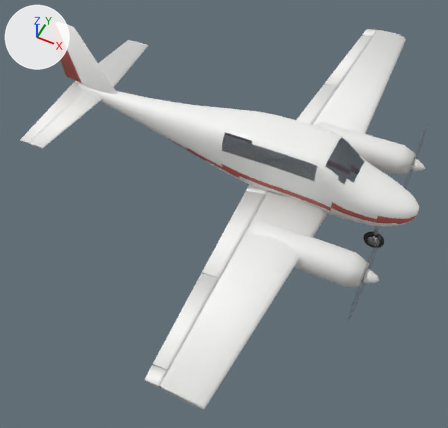
A saved change to the glTF model public/models/takeflight/duet_lod0.glb.
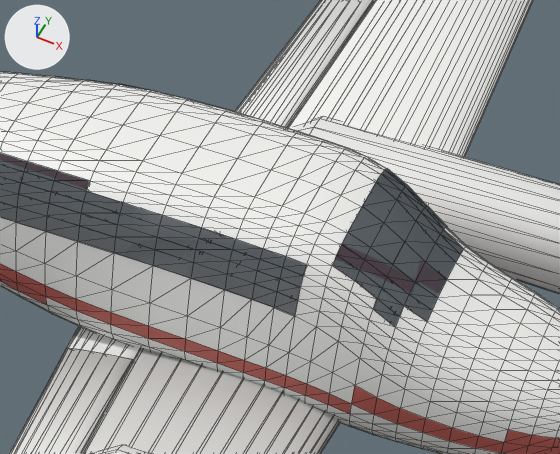
Each version is shown whole from a 50 mm camera at (2.91, -9.44, 9.53) aimed at (-1.25, -1.11, -0.87), then close up on the part from 50% to 88% of the width and 20% to 52% of the height. Lighting does not change. The marker at upper left points along +X, +Y and +Z. The older version's two pictures come first. The close-ups show mesh edges as thin lines. Where no turn or scale is listed for an object, it has been applied to the vertices. Vertices at exactly the same position are counted once.

Objects in the first close-up: 'flap_L_1', 'flap_R_1', 'fuselage', 'glass', 'nacelle_1', 'wing_L', 'wing_R' and 1 more.
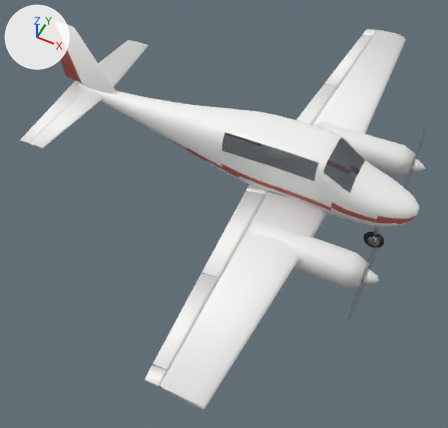
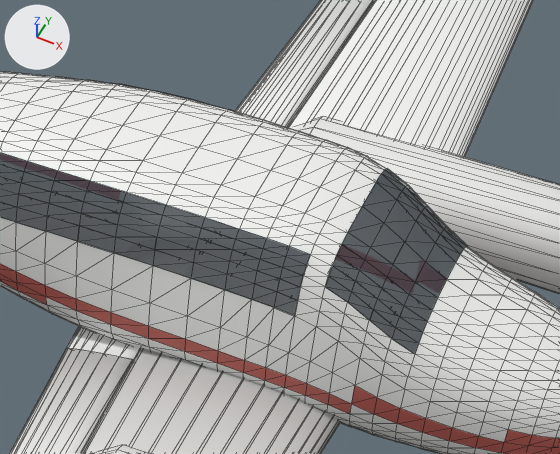
Where the newer file only moved an object's origin or applied its transform, the numbers keep the older frame.

The change, as a list of edits to the scene's bpy script:
```text
Change me_fuselage:
    used by ob_fuselage; location = (-1.525, 0.0, 0.241)
    remove me_fuselage.from_pydata(...)  # 1723 vertices, 3360 faces; spans x -4.18..4.18, y -0.65..0.65, z -0.8..0.8
    add me_fuselage.from_pydata(...)  # 1695 vertices, 3300 faces; spans x -4.18..4.18, y -0.65..0.65, z -0.8..0.8
    me_fuselage part 1
    28 vertices are removed from x 0.62..2.67, y -0.55..0.55, z 0.34..0.68
    60 faces are deleted
Change me_glass:
    used by ob_glass; location = (-0.135, 0.0, 0.731)
    remove me_glass.from_pydata(...)  # 390 vertices, 236 faces; spans x -1.44..1.44, y -0.65..0.65, z -0.25..0.25
    add me_glass.from_pydata(...)  # 494 vertices, 296 faces; spans x -1.44..1.44, y -0.65..0.65, z -0.28..0.25
    me_glass part 2: the loose piece of 4 vertices spanning x 0.84..0.99, y -0.49..-0.42, z 0.1..0.21 is copied, and the copy is moved by (0.0, -0.05, -0.04); it spans x 0.84..0.98, y -0.54..-0.48, z 0.06..0.17
    me_glass part 3: 4 vertices removed from x -1.22..0.01, y 0.54..0.64, z -0.18..0.09; 52 vertices added at x -0.77..1.44, y 0.36..0.62, z -0.28..0.24
    me_glass part 4: 4 vertices removed from x -1.22..0.01, y -0.64..-0.54, z -0.18..0.09; 52 vertices added at x -0.77..1.44, y -0.62..-0.36, z -0.28..0.24
    other edits to the shape of me_glass do not show in these pictures
```

Changed parts and their boxes (x1, y1, x2, y2) in the close-ups (560 x 454 px):
'glass', reshaped
    before: (0, 76, 464, 327)
    after: (0, 76, 468, 354)
part 1 of me_fuselage, deleted
    before: (87, 181, 467, 354)
part 2 of me_glass, added
    after: (329, 266, 355, 291)
part 3 of me_glass, built on
    after: (121, 84, 468, 254)
part 4 of me_glass, reshaped
    before: (0, 177, 198, 249)
    after: (51, 171, 427, 354)
